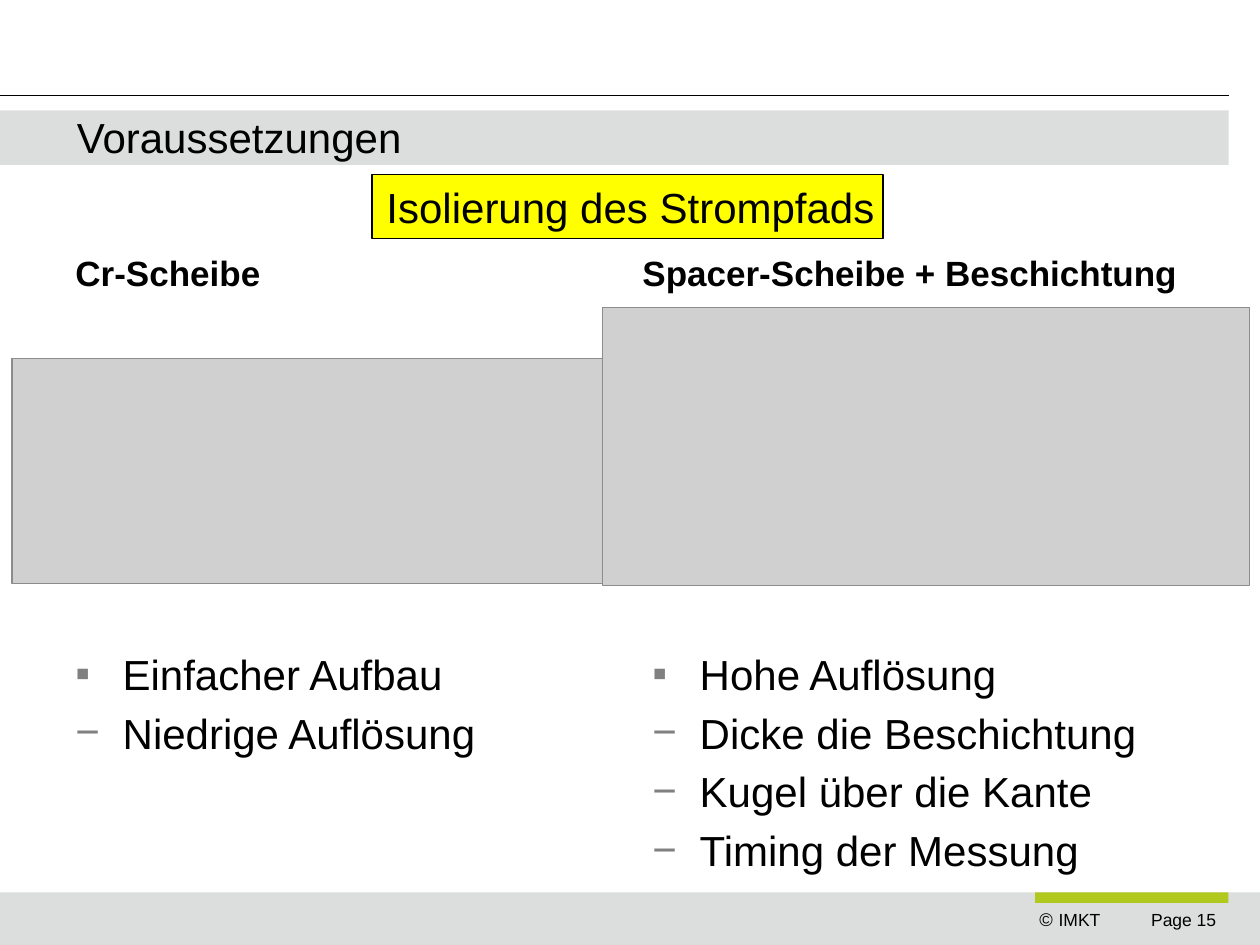
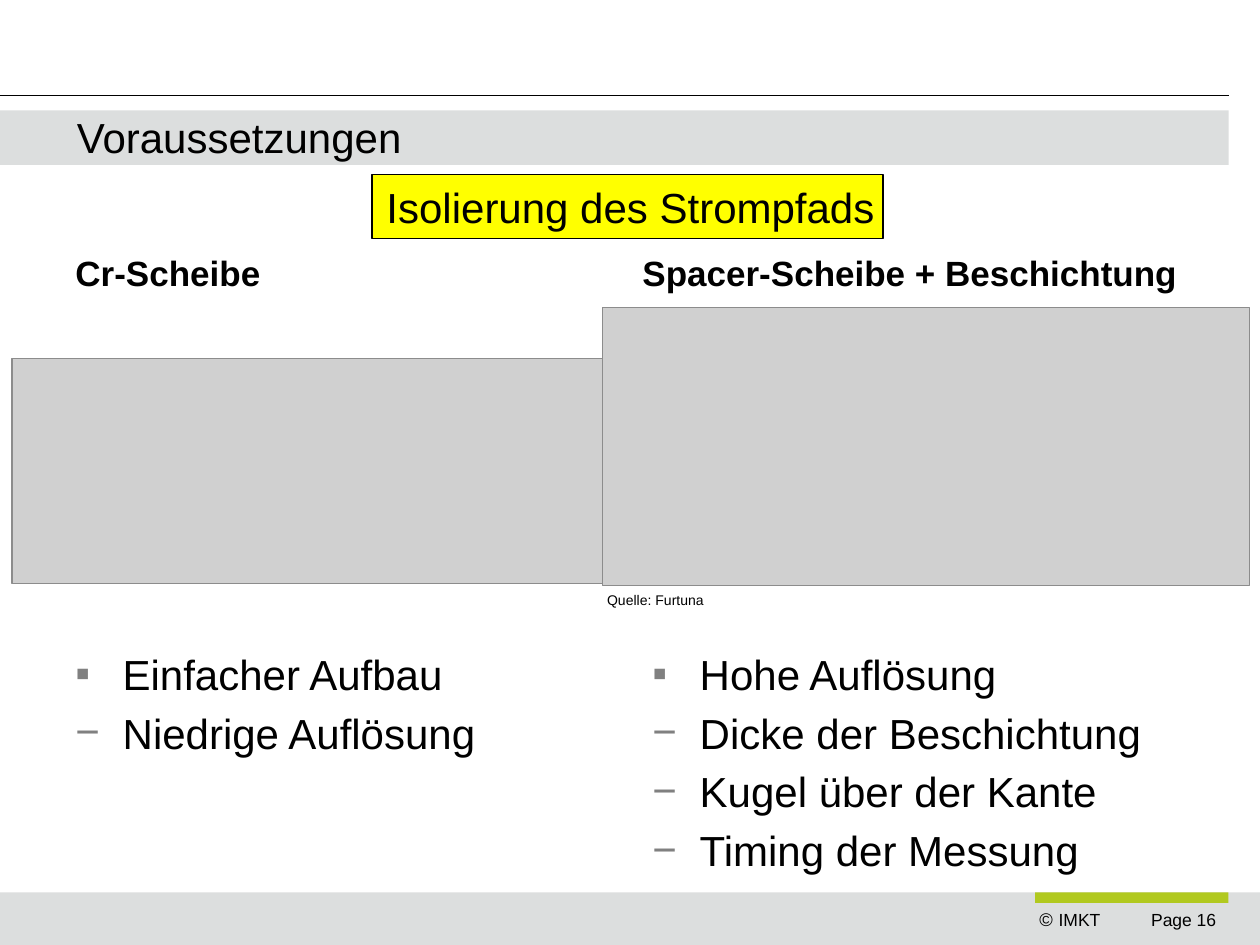
Before and after one commit to ngocminhdao88/dao_masterarbeit, a slide deck: slide 16 of presentations/ziel_der_arbeit_vw.pptx (slide 15 before the commit). Drawn at 1260x945 pixels with LibreOffice and Linux fonts; fonts in the diff are those of the drawing; grey boxes stand for pictures; background and template pictures are left out. Boxes give left, top, right and bottom in pixels: in the first picture for what was removed or moved away, otherwise in the second. Text is boxed around its words. In the diff, an @@ line names an element or a change of style, - is before the commit and + after.

```diff
--- a/presentations/ziel_der_arbeit_vw.pptx
+++ b/presentations/ziel_der_arbeit_vw.pptx
@@ text added at [607, 595, 703, 608], 8 pt, text #000000 @@
+Quelle: Furtuna
@@ text at [700, 718, 1141, 816]: text changed @@
-− Dicke die Beschichtung
-− Kugel über die Kante
+− Dicke der Beschichtung
+− Kugel über der Kante
@@ page number at [1151, 913, 1216, 930]: text changed @@
-Page 15
+Page 16
```
Also in this commit, not shown: 13 other slides changed, 2 slides added, 10 other files.
